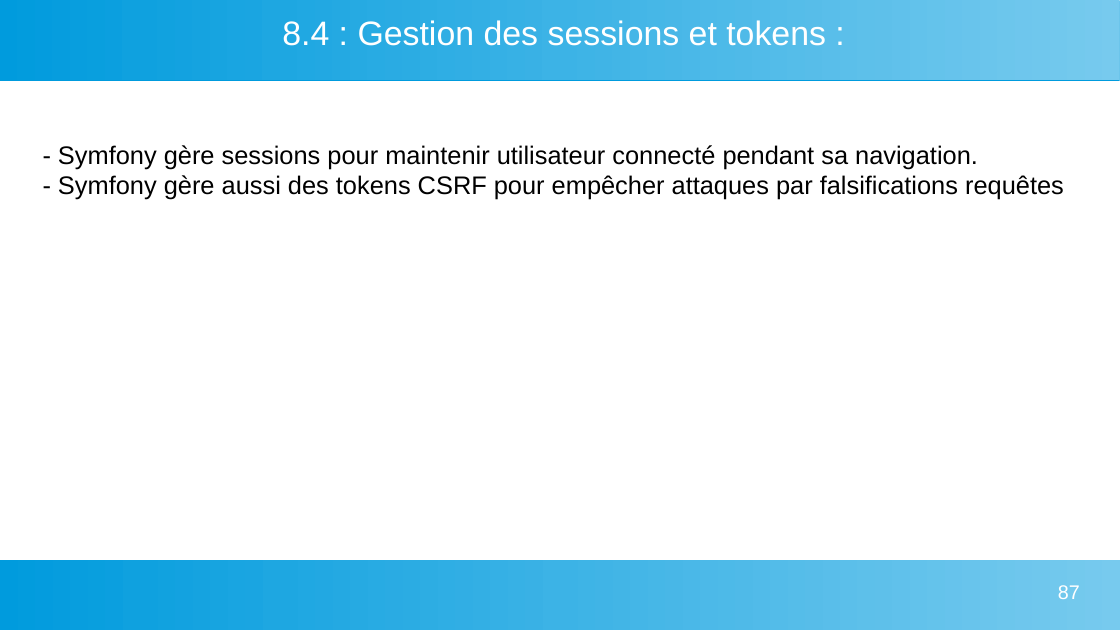
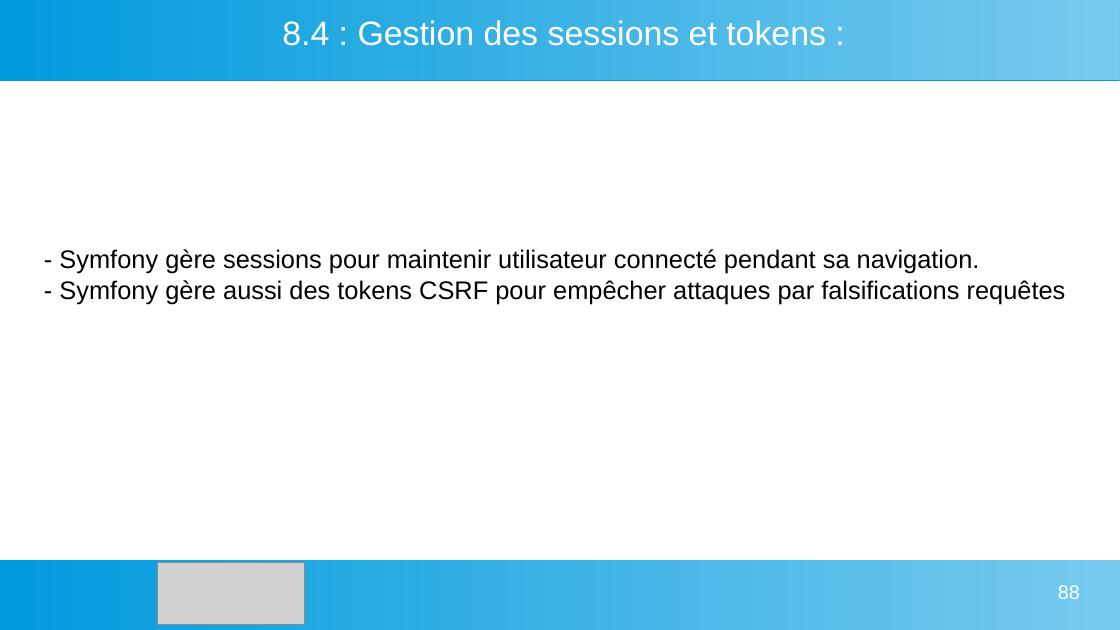
Before and after one commit to Myst564/Dev-Web, a slide deck: slide 88 of Projet Solo/DAB-INVOICE/Diaporama Projet Oral Stage IDEES Numérique.odp (slide 87 before the commit). Drawn at 1120x630 pixels with LibreOffice and Linux fonts; fonts in the diff are those of the drawing; grey boxes stand for pictures. Boxes give left, top, right and bottom in pixels: in the first picture for what was removed or moved away, otherwise in the second. Text is boxed around its words. In the diff, an @@ line names an element or a change of style, - is before the commit and + after.

```diff
--- a/Projet Solo/DAB-INVOICE/Diaporama Projet Oral Stage IDEES Numérique.odp
+++ b/Projet Solo/DAB-INVOICE/Diaporama Projet Oral Stage IDEES Numérique.odp
@@ text "- Symfony gère sessions pour ...": place and size @@
-text "- Symfony gère sessions pour ..." at [58,145,1064,200]
+text "- Symfony gère sessions pour ..." at [59,249,1066,304]
@@ picture added at [158,563,304,625] @@
@@ page number at [1058,585,1080,599]: text changed @@
-87
+88
```
Also in this commit, not shown: 76 other slides changed, 23 slides added, 1 slide removed, 7 other files.
